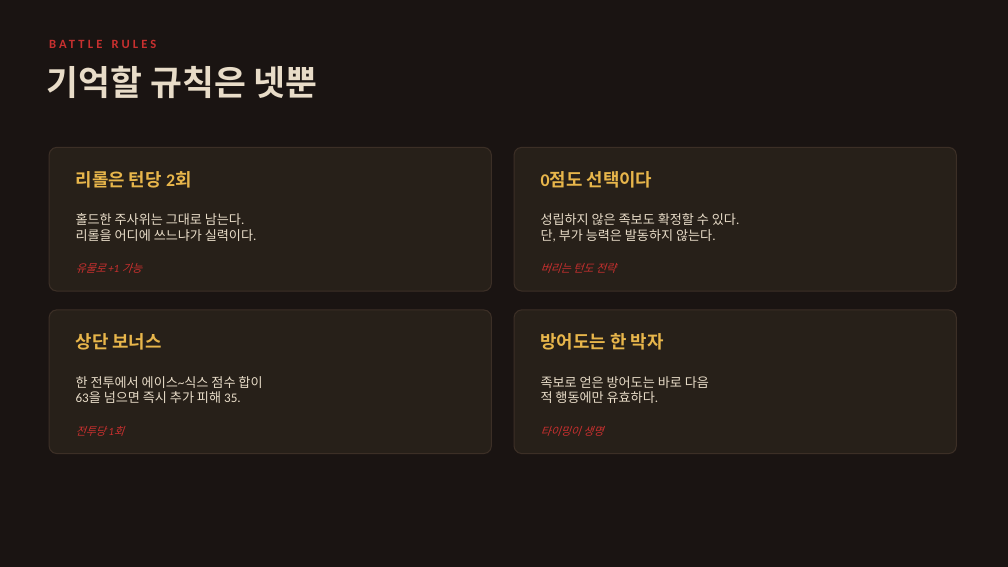
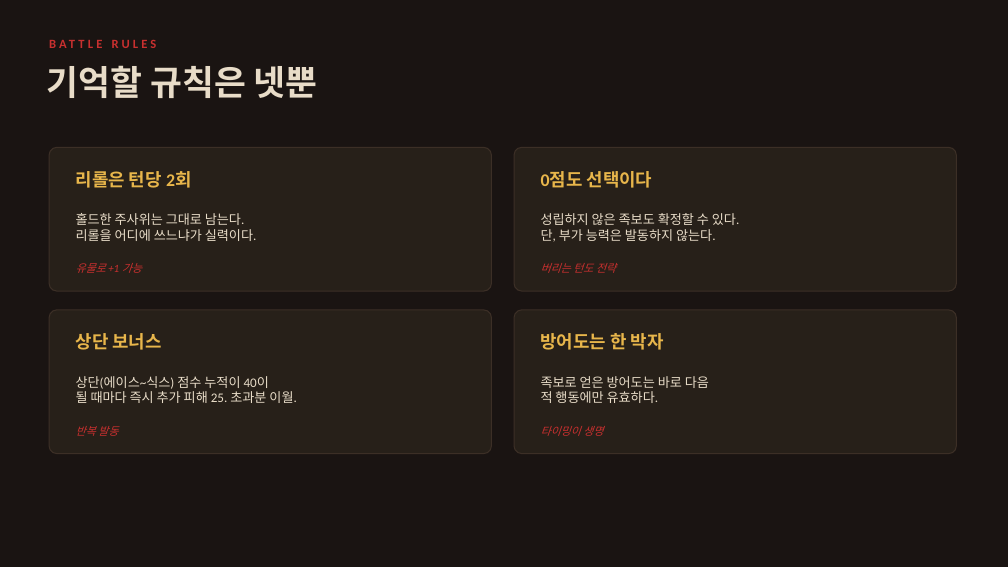
Before and after one commit to sepi-toolbox/Redhood, a slide deck: slide 4 of docs/REDHOOD_rules_intro.pptx. Drawn at 1008x567 pixels with LibreOffice and Linux fonts; fonts in the diff are those of the drawing. Boxes give left, top, right and bottom in pixels: in the first picture for what was removed or moved away, otherwise in the second. Text is boxed around its words. In the diff, an @@ line names an element or a change of style, - is before the commit and + after.

```diff
--- a/docs/REDHOOD_rules_intro.pptx
+++ b/docs/REDHOOD_rules_intro.pptx
@@ text at [76, 376, 296, 403]: text changed @@
-한 전투에서 에이스~식스 점수 합이
-63을 넘으면 즉시 추가 피해 35.
+상단(에이스~식스) 점수 누적이 40이
+될 때마다 즉시 추가 피해 25. 초과분 이월.
@@ text at [76, 426, 118, 436]: text changed @@
-전투당 1회
+반복 발동
```
Also in this commit, not shown: 7 other files.
